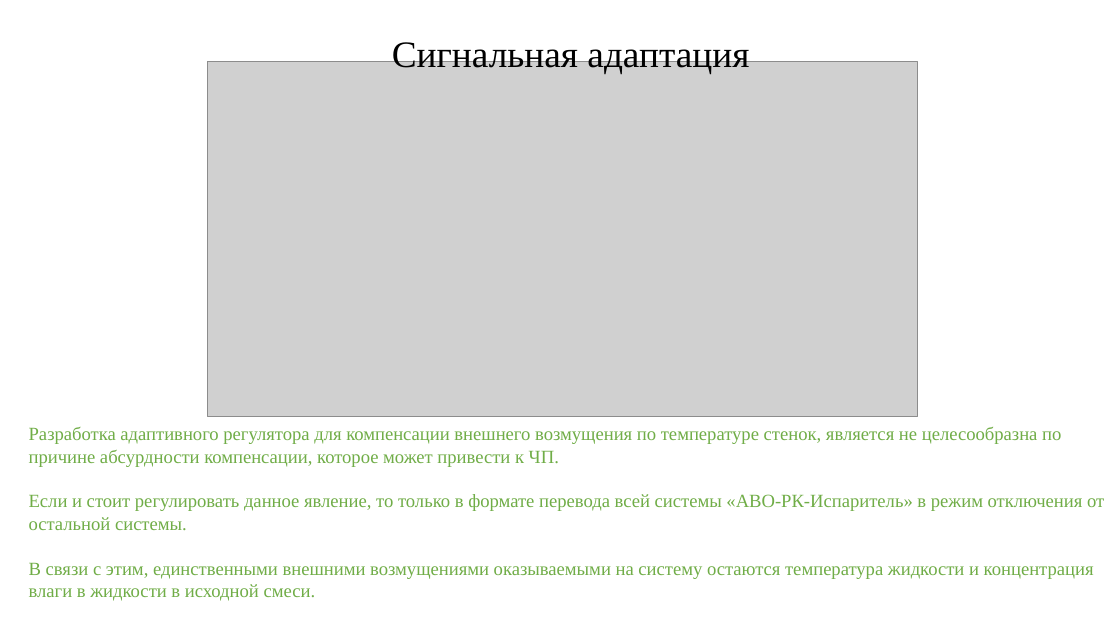
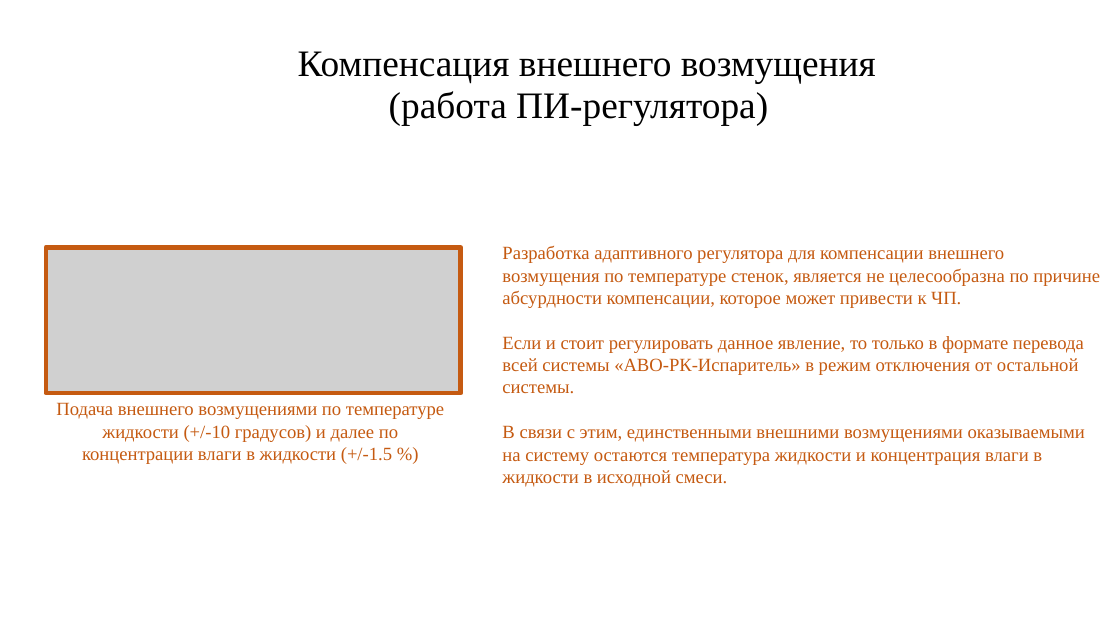
Before and after one commit to Rivares/Ph.D, a slide deck: slide 9 of 0_Docs_dir/3_General/Отчёт руководителям 12.07.2020.pptx. Drawn at 1120x630 pixels with LibreOffice and Linux fonts; fonts in the diff are those of the drawing; grey boxes stand for pictures. Boxes give left, top, right and bottom in pixels: in the first picture for what was removed or moved away, otherwise in the second. Text is boxed around its words. In the diff, an @@ line names an element or a change of style, - is before the commit and + after.

```diff
--- a/0_Docs_dir/3_General/Отчёт руководителям 12.07.2020.pptx
+++ b/0_Docs_dir/3_General/Отчёт руководителям 12.07.2020.pptx
@@ text at bbox=[298, 51, 876, 126]: text changed @@
-Сигнальная адаптация
+Компенсация внешнего возмущения (работа ПИ-регулятора)
@@ picture removed at bbox=[208, 61, 918, 417] @@
@@ text "Разработка адаптивного регулятора для компенсации ...": place and size @@
-text "Разработка адаптивного регулятора для компенсации ..." at bbox=[29, 427, 1104, 601]
+text "Разработка адаптивного регулятора для компенсации ..." at bbox=[502, 246, 1100, 487]
@@ text "Разработка адаптивного регулятора для компенсации ..." at bbox=[502, 246, 1100, 487]: text colour #70AD47 to #C55A11 @@
@@ picture added at bbox=[46, 248, 461, 393] @@
@@ rectangle added at bbox=[46, 248, 461, 393], outline #C55A11 4 pt @@
@@ text added at bbox=[56, 402, 444, 464], 16 pt, text #C55A11 @@
+Подача внешнего возмущениями по температуре жидкости (+/-10 градусов) и далее по концентрации влаги в жидкости (+/-1.5 %)
```
Also in this commit, not shown: 1 other slide changed, 3 slides added, 24 other files.
